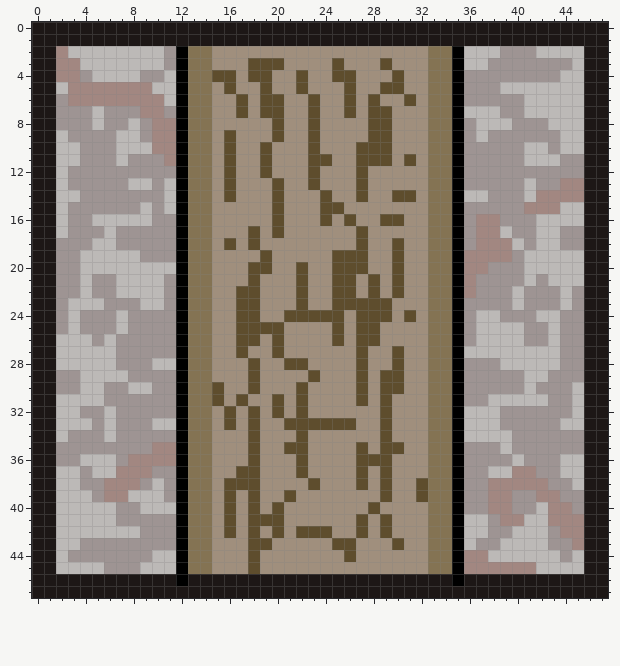
Pixel-art sprite, stored at pisos_pared/vertical.png. Above: the version before the commit.
The file is 48x48 pixels. Colours within 5 levels of each other are drawn and written as one.
The result:
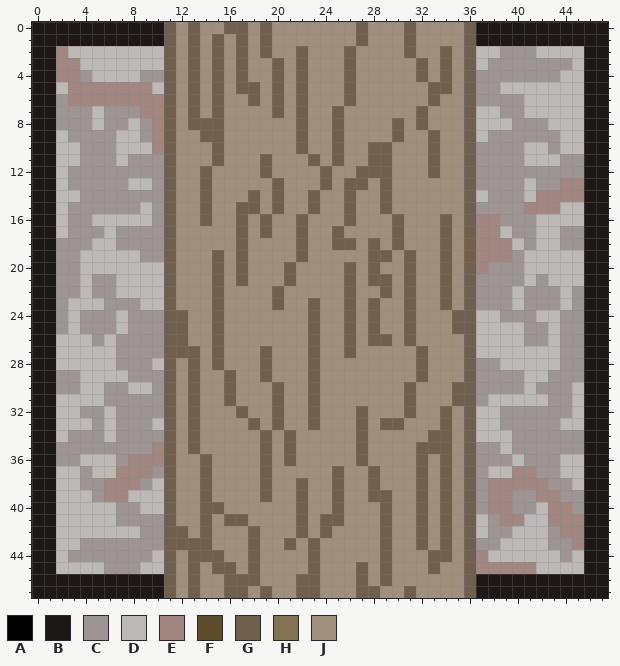
Palette (. is transparent): A #000000  B #1d1716  C #9e9493  D #bcb9b7  E #a28781  F #5e4d2d  G #705f4d  H #847353  J #a08f7d
From old to new:
Changed rows in their new state; - is an unchanged pixel.
first column x 11:
 0 GJGJJGGJGJJJJJJJGJJJGJJJJG
 1 GJGJGJGJGJJJJJJJGJJJGJJJJG
 2 GJGJG-G-G--G---G----G-JGJG
 3 GJGJG-GJJG-G--JG--J--GJGJG
 4 GJGJGJGJJG-G--JG---J-GJGJG
 5 GJGJGJGGJG-G---G--JJ--GGJG
 6 GJGJG-JGJG-GJ--G-J--J-GJJG
 7 GJGJG-J-JG-GJ-GJ-JJ--GJJJG
 8 GJGGG----J-GJ-G--JJG-GJJJG
 9 GJJGGJ---J-GJ-G--JJG--GJJG
10 GJJJGJ--J--GJ-G-JGG---GJJG
11 GJJJGJ--G---GJG-JGG-J-GJJG
12 GJJG-J--G---JG--GGG---GJJG
13 GJJG-J---G--JG-GG-G---JJJG
14 GJJG-J-G-G--GJ-GJ-GJJ-JJJG
15 GJJG--GG-G--GJJG--G---JJJG
16 GJJG--G-GJ-G-J-G--JG--JGJG
17 GJJJ--GJGJ-G--G-J--G--JGJG
18 GJJJ-JGJ---G--GGJG-G--JGJG
19 GJJJG-G-J--G--JJJGGJG-JGJG
20 GJJJG-GJJ-GJ--JGJG-JG-JGJG
21 GJJJG-GJ--GJ--JG-GGJG-JGJG
22 GJJJG-JJ-G-J--JG-JGJG-JGJG
23 GJJJG-JJ-G-JG-JGJGJ-G-JGJG
24 GGJJG-JJ--JJGJJGJGJ-G-JJGG
25 GGJJG-JJJJ--G-JGJG--G-JJGG
26 GGJJG-JJ-J--G-JGJGG-G-JJJG
27 GGGJG-J-GJ--G--GJ--J-GJJJG
28 GJGJG--JG-JJG---J--J-GJJJG
29 GJGJ-G-JG---G---J-JJ-GJJJG
30 GJGJJG-J-G-JG---J-JJG-JJGG
31 GJGJJGJ--G-JG---J-J-G-JJGG
32 GJGJ-JGJ-G-JG---G-J-G-JGJG
33 GJGJ-J-G-GJJGJJJG-GG--JGJG
34 GJGJ---JG-GJ----G-J---GGJG
35 GJGJ---JG-GJ----G-JJ-GGGJG
36 GJJG---JG-GJ----GJJ--GJGJG
37 GJJG--JJG--J--G-JGJ--GJGJG
38 GJJG-JJJG--GJ-G-JGJ--GJGJG
39 GJJG-J-JG-JG--G--GG--GJGJG
40 GJJGGJ-J-J-G--G--JG--GJGJG
41 GJJG-GGJJJ-G-GG-J-G--GJGJG
42 GGJG-J-G-J-GJG--J-G--GJGJG
43 GGGG---GJ-G-G-JJ--GJ-GJGJG
44 GJGGG--G----G--J--G---GGJG
45 GJGJGG-G----G---G-G---GJJG
46 GJGJJGGGJJJGGJJJGJGJJJJJJG
47 GJGJJGGJGJJGGJJJGGJJGJJJJG
